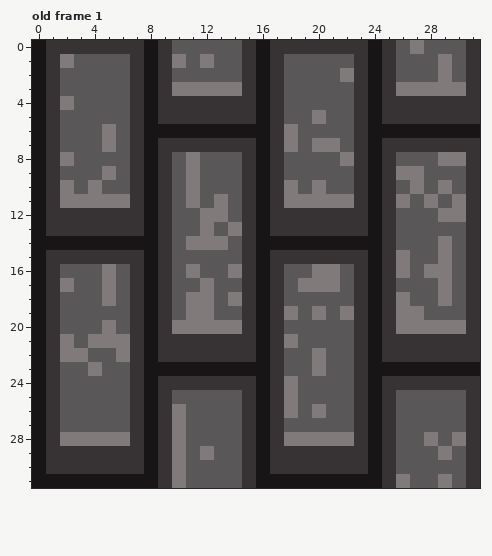
Pixel-art file -- Assets/Sprites/Aseprite/Floor.aseprite. That is the earlier state.
32x32 pixels, 1 frame. Colours within 5 levels of each other are drawn and written as one. Shown: old frame 1. The commit also changed other frames, which this record leaves out.
And afterwards:
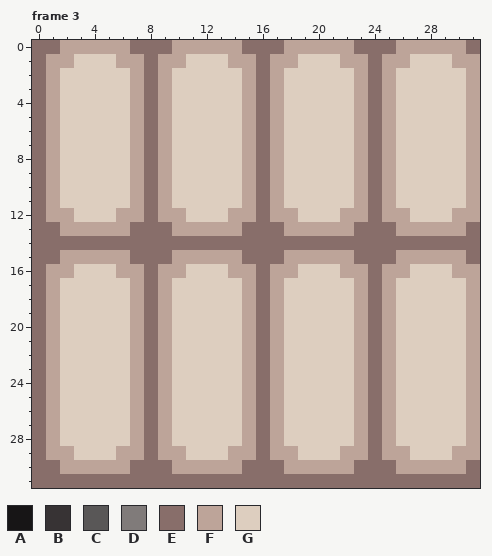
Palette (. is transparent): A #171516  B #373334  C #595757  D #807b7a  E #886e6a  F #bda499  G #ddcebf
A new or re-ordered frame is compared with the old frame closest to it.
From the commit log: NEW AMAZING FORNITURES and some floors ¬¬
Changes in this commit:
frames 1 -> 5
Changed rows in their new state; - is an unchanged pixel.
Frame 3 is new; against old frame 1:
first column x 0:
 0 EEFFFFFEEEFFFFFEEEFFFFFEEEFFFFFE
 1 EFFGGGFFEFFGGGFFEFFGGGFFEFFGGGFF
 2 EFGGGGGFEFGGGGGFEFGGGGGFEFGGGGGF
 3 EFGGGGGFEFGGGGGFEFGGGGGFEFGGGGGF
 4 EFGGGGGFEFGGGGGFEFGGGGGFEFGGGGGF
 5 EFGGGGGFEFGGGGGFEFGGGGGFEFGGGGGF
 6 EFGGGGGFEFGGGGGFEFGGGGGFEFGGGGGF
 7 EFGGGGGFEFGGGGGFEFGGGGGFEFGGGGGF
 8 EFGGGGGFEFGGGGGFEFGGGGGFEFGGGGGF
 9 EFGGGGGFEFGGGGGFEFGGGGGFEFGGGGGF
10 EFGGGGGFEFGGGGGFEFGGGGGFEFGGGGGF
11 EFGGGGGFEFGGGGGFEFGGGGGFEFGGGGGF
12 EFFGGGFFEFFGGGFFEFFGGGFFEFFGGGFF
13 EEFFFFFEEEFFFFFEEEFFFFFEEEFFFFFE
14 EEEEEEEEEEEEEEEEEEEEEEEEEEEEEEEE
15 EEFFFFFEEEFFFFFEEEFFFFFEEEFFFFFE
16 EFFGGGFFEFFGGGFFEFFGGGFFEFFGGGFF
17 EFGGGGGFEFGGGGGFEFGGGGGFEFGGGGGF
18 EFGGGGGFEFGGGGGFEFGGGGGFEFGGGGGF
19 EFGGGGGFEFGGGGGFEFGGGGGFEFGGGGGF
20 EFGGGGGFEFGGGGGFEFGGGGGFEFGGGGGF
21 EFGGGGGFEFGGGGGFEFGGGGGFEFGGGGGF
22 EFGGGGGFEFGGGGGFEFGGGGGFEFGGGGGF
23 EFGGGGGFEFGGGGGFEFGGGGGFEFGGGGGF
24 EFGGGGGFEFGGGGGFEFGGGGGFEFGGGGGF
25 EFGGGGGFEFGGGGGFEFGGGGGFEFGGGGGF
26 EFGGGGGFEFGGGGGFEFGGGGGFEFGGGGGF
27 EFGGGGGFEFGGGGGFEFGGGGGFEFGGGGGF
28 EFGGGGGFEFGGGGGFEFGGGGGFEFGGGGGF
29 EFFGGGFFEFFGGGFFEFFGGGFFEFFGGGFF
30 EEFFFFFEEEFFFFFEEEFFFFFEEEFFFFFE
31 EEEEEEEEEEEEEEEEEEEEEEEEEEEEEEEE
Changed places in both pictures, as pixel boxes (x1, y1, x2, y2):
changed: (32, 40, 480, 488)
